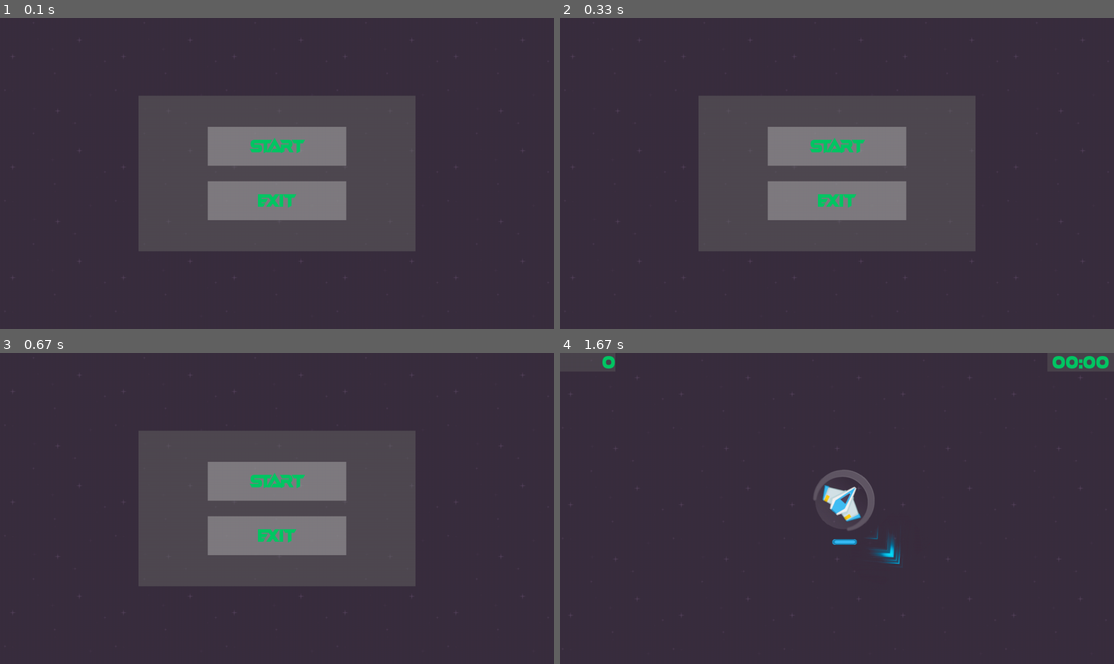
Above: before the commit, frames 1-4 (two rows, left to right).
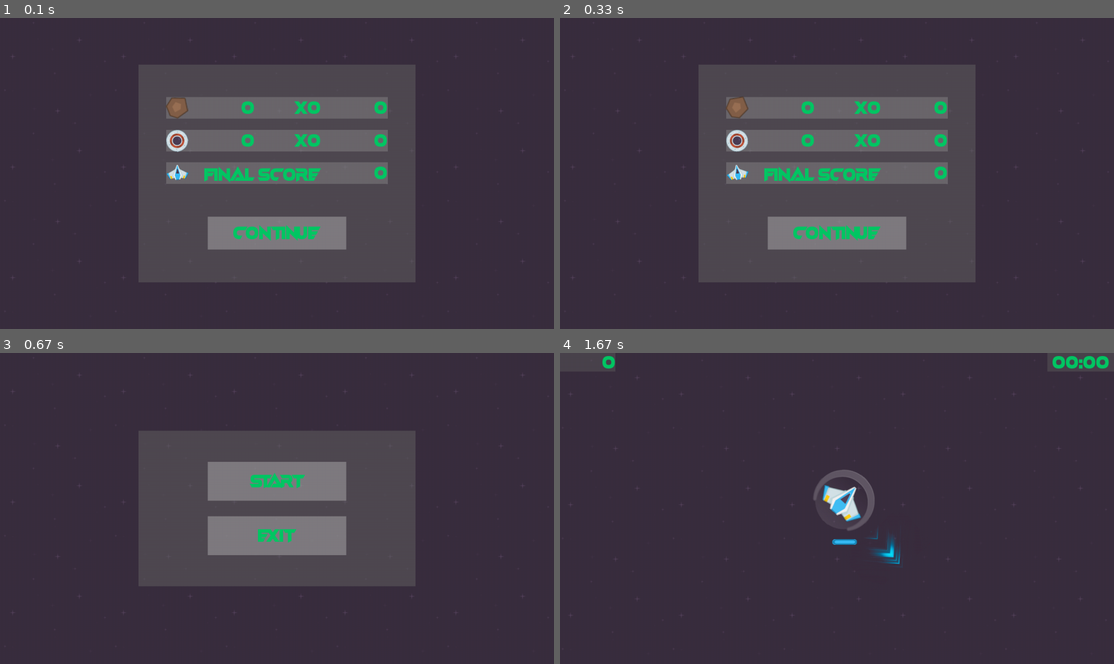
Above: after the commit, the same moments.

Repository: genericprogrammerdude/pygamengn
Game: pygame game, started from main.py
Two runs of this game, one before a commit and one after it. Both use one fixed random seed, a clock stepped at 60 frames per second and the inputs below.
Inputs (mouse positions are in pixels of both pictures, inside the frame that each line leads up to):
- Up to frame 1 (0.1 s): no input
- Up to frame 2 (0.33 s): no input
- Up to frame 3 (0.67 s): click (277, 567) at 0.38 s, where only the run after the commit has a clickable "Continue"
- Up to frame 4 (1.67 s): click (792, 496) at 0.72 s; hold D 1-1.47 s; move the mouse to (726, 458) at 1.03 s; hold W from 1.5 s (still down)

The runs differ from the first frame. In frame 1, 22% of the frame differs, in the area x 25-75%, y 15-85%; in frame 2, 22%; in frame 3, nothing differs; in frame 4, nothing differs.

Commit message:
Added DebriefPanel.

Diff:
--- a/Assets/inventory.json
+++ b/Assets/inventory.json
@@ -143,7 +143,9 @@
                 "game_object_type:debrief_panel": "DebriefPanel",
                 "game_object_type:score_ui": "/Level_02/ScorePanel",
                 "game_object_type:time_ui": "/Level_02/TimePanel",
-                "game_object_type:level": "Level_02"
+                "game_object_type:level": "Level_02",
+                "asteroid_multiplier": 10,
+                "waypoint_multiplier": 50
             },
             "CollisionManager": {
                 "class_name": "CollisionManager",
@@ -371,12 +373,12 @@
                             "size": [1, 1],
                             "game_object_type:children": [],
                             "fix_aspect_ratio": true,
-                            "name": "count_text",
+                            "name": "asteroid_count_text",
                             "asset:font_asset": "fast_hand_font",
                             "text_colour": [0, 200, 100],
                             "horz_align": "RIGHT",
                             "vert_align": "CENTRE",
-                            "text": "99"
+                            "text": "0"
                         }
                     }
                 },
@@ -398,12 +400,12 @@
                             "size": [1, 1],
                             "game_object_type:children": [],
                             "fix_aspect_ratio": true,
-                            "name": "multiplier_text",
+                            "name": "asteroid_multiplier_text",
                             "asset:font_asset": "fast_hand_font",
                             "text_colour": [0, 200, 100],
                             "horz_align": "RIGHT",
                             "vert_align": "CENTRE",
-                            "text": "x99"
+                            "text": "x0"
                         }
                     }
                 },
@@ -425,12 +427,12 @@
                             "size": [1, 1],
                             "game_object_type:children": [],
                             "fix_aspect_ratio": true,
-                            "name": "total_text",
+                            "name": "asteroid_total_text",
                             "asset:font_asset": "fast_hand_font",
                             "text_colour": [0, 200, 100],
                             "horz_align": "RIGHT",
                             "vert_align": "CENTRE",
-                            "text": "9999"
+                            "text": "0"
                         }
                     }
                 }
@@ -480,12 +482,12 @@
                             "size": [1, 1],
                             "game_object_type:children": [],
                             "fix_aspect_ratio": true,
-                            "name": "count_text",
+                            "name": "waypoint_count_text",
                             "asset:font_asset": "fast_hand_font",
                             "text_colour": [0, 200, 100],
                             "horz_align": "RIGHT",
                             "vert_align": "CENTRE",
-                            "text": "99"
+                            "text": "0"
                         }
                     }
                 },
@@ -507,12 +509,12 @@
                             "size": [1, 1],
                             "game_object_type:children": [],
                             "fix_aspect_ratio": true,
-                            "name": "multiplier_text",
+                            "name": "waypoint_multiplier_text",
                             "asset:font_asset": "fast_hand_font",
                             "text_colour": [0, 200, 100],
                             "horz_align": "RIGHT",
                             "vert_align": "CENTRE",
-                            "text": "x99"
+                            "text": "x0"
                         }
                     }
                 },
@@ -534,12 +536,12 @@
                             "size": [1, 1],
                             "game_object_type:children": [],
                             "fix_aspect_ratio": true,
-                            "name": "total_text",
+                            "name": "waypoint_total_text",
                             "asset:font_asset": "fast_hand_font",
                             "text_colour": [0, 200, 100],
                             "horz_align": "RIGHT",
                             "vert_align": "CENTRE",
-                            "text": "9999"
+                            "text": "0"
                         }
                     }
                 }
@@ -587,7 +589,6 @@
                             "size": [1, 1],
                             "game_object_type:children": [],
                             "fix_aspect_ratio": true,
-                            "name": "multiplier_text",
                             "asset:font_asset": "fast_hand_font",
                             "text_colour": [0, 200, 100],
                             "horz_align": "RIGHT",
@@ -614,12 +615,12 @@
                             "size": [1, 1],
                             "game_object_type:children": [],
                             "fix_aspect_ratio": true,
-                            "name": "total_text",
+                            "name": "total_score_text",
                             "asset:font_asset": "fast_hand_font",
                             "text_colour": [0, 200, 100],
                             "horz_align": "RIGHT",
                             "vert_align": "CENTRE",
-                            "text": "9999"
+                            "text": "0"
                         }
                     }
                 }
--- a/GameEngine/UI/ui_base.py
+++ b/GameEngine/UI/ui_base.py
@@ -68,11 +68,14 @@
 
         return components
 
-    def bind_children(self):
+    def bind_children(self, parent=None):
         """Binds children to class members to make them accessible."""
+        if not parent:
+            parent = self
         for child in self.children:
+            child.bind_children(parent)
             if child.name:
-                setattr(self, child.name, child)
+                setattr(parent, child.name, child)
 
     @abstractmethod
     def resize(self):
--- a/GameEngine/game_object.py
+++ b/GameEngine/game_object.py
@@ -21,7 +21,8 @@
                  damage=0,
                  kill_when_off_screen=False
     ):
-        super().__init__()
+        pygame.sprite.Sprite.__init__(self)
+        GameObjectBase.__init__(self)
 
         # Set the image to use for this sprite.
         self.image_asset = image_asset
--- a/GameEngine/game_object_base.py
+++ b/GameEngine/game_object_base.py
@@ -6,10 +6,7 @@
 
     __next_object_id = 0
 
-    def __str__(self):
-        return "{0}: {1}".format(self.__object_id, super().__str__())
-
-    def set_object_id(self):
+    def __init__(self):
         """
         Sets the object id. This is meant to aid debugging and should only be set once (when GameObjectFactory
         creates the object.
@@ -17,5 +14,8 @@
         self.__object_id = GameObjectBase.__next_object_id
         GameObjectBase.__next_object_id += 1
 
+    def __str__(self):
+        return "{0}: {1}".format(self.__object_id, super().__str__())
+
     def get_object_id(self):
         return self.__object_id
--- a/GameEngine/game_object_factory.py
+++ b/GameEngine/game_object_factory.py
@@ -181,7 +181,6 @@
         try:
             gob_class = self.registry[type_spec["class_name"]]
             gob = gob_class(**resolved_refs, **kwargs)
-            gob.set_object_id()
             return gob
         except KeyError:
             sys.stderr.write("GameObjectBase subclass '{0}' not found.\n".format(type_spec["class_name"]))
--- a/debrief_panel.py
+++ b/debrief_panel.py
@@ -18,6 +18,8 @@
         self.time = 0
         self.asteroid_count = 0
         self.waypoint_count = 0
+        self.asteroid_multiplier = 0
+        self.waypoint_multiplier = 0
 
     def update(self, parent_rect, delta):
         """Updates the main menu."""
@@ -41,9 +43,22 @@
         """Sets the function to call when the continue button is clicked."""
         self.continue_callback = continue_callback
 
-    def set_score_data(self, score, time, asteroid_count, waypoint_count):
+    def set_score_data(self, score, time, asteroid_count, waypoint_count, asteroid_multiplier, waypoint_multiplier):
         """Sets the data that is to be compiled into a final score."""
         self.score = score
         self.time = time
         self.asteroid_count = asteroid_count
         self.waypoint_count = waypoint_count
+        self.asteroid_multiplier = asteroid_multiplier
+        self.waypoint_multiplier = waypoint_multiplier
+
+        self.asteroid_count_text.set_text(str(asteroid_count))
+        self.waypoint_count_text.set_text(str(waypoint_count))
+        self.asteroid_multiplier_text.set_text("x" + str(asteroid_multiplier))
+        self.waypoint_multiplier_text.set_text("x" + str(waypoint_multiplier))
+        self.asteroid_total_text.set_text(str(asteroid_count * asteroid_multiplier))
+        self.waypoint_total_text.set_text(str(waypoint_count * waypoint_multiplier))
+
+        self.total_score_text.set_text(
+            str(score + asteroid_count * asteroid_multiplier + waypoint_count * waypoint_multiplier)
+        )
--- a/space_shooter_game.py
+++ b/space_shooter_game.py
@@ -28,7 +28,18 @@
 @ClassRegistrar.register("SpaceShooterGame")
 class SpaceShooterGame(Game):
 
-    def __init__(self, main_menu_ui, pause_menu_ui, debrief_panel, score_ui, time_ui, level, **kwargs):
+    def __init__(
+            self,
+            main_menu_ui,
+            pause_menu_ui,
+            debrief_panel,
+            score_ui,
+            time_ui,
+            level,
+            asteroid_multiplier,
+            waypoint_multiplier,
+            **kwargs
+        ):
         super().__init__(**kwargs)
         self.main_menu_ui = main_menu_ui
         self.pause_menu_ui = pause_menu_ui
@@ -36,10 +47,12 @@
         self.score_ui = score_ui
         self.time_ui = time_ui
         self.level = level
+        self.asteroid_multiplier = asteroid_multiplier
+        self.waypoint_multiplier = waypoint_multiplier
         self.time = 0
         self.score = 0
         self.running = True
-        self.mode = Mode.MAIN_MENU
+        self.mode = Mode.DEBRIEF
         self.main_menu_ui.set_start_callback(self.start_play)
         self.main_menu_ui.set_exit_callback(self.exit_game)
         self.pause_menu_ui.set_resume_callback(self.resume_play)
@@ -155,6 +168,14 @@
     def handle_player_death(self):
         """Invoked when the player dies."""
         self.mode = Mode.DEBRIEF
+        self.debrief_panel.set_score_data(
+            self.score,
+            self.time,
+            self.player.kills,
+            self.player.waypoints,
+            self.asteroid_multiplier,
+            self.waypoint_multiplier
+        )
         self.player = None
 
     def kill_render_group(self):
